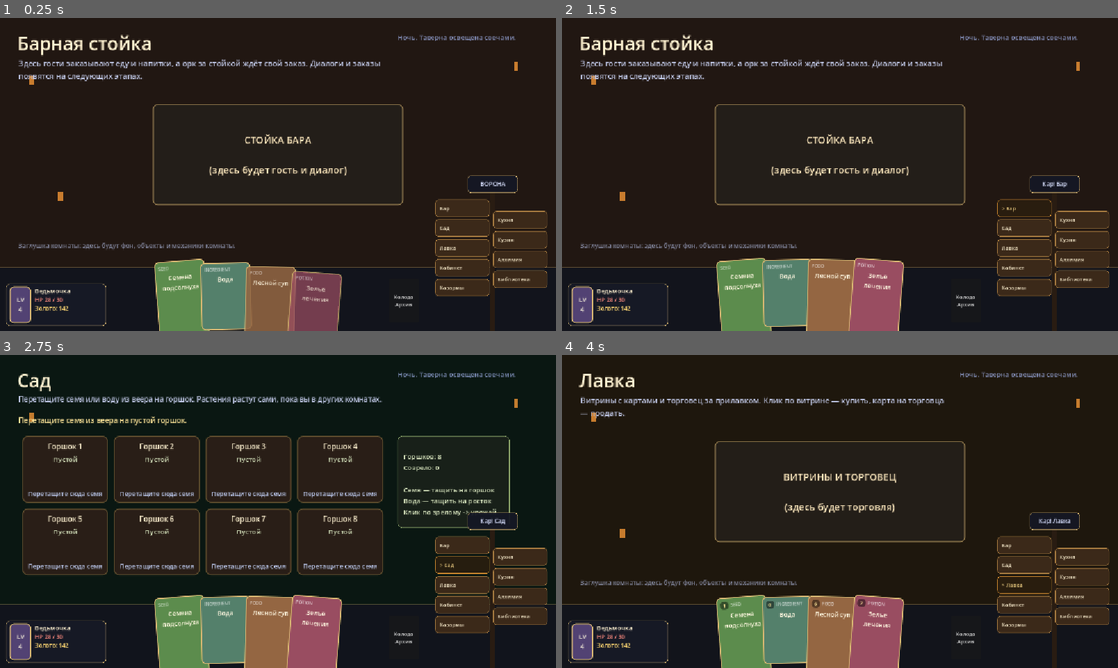
Above: before the commit, frames 1-4 (two rows, left to right).
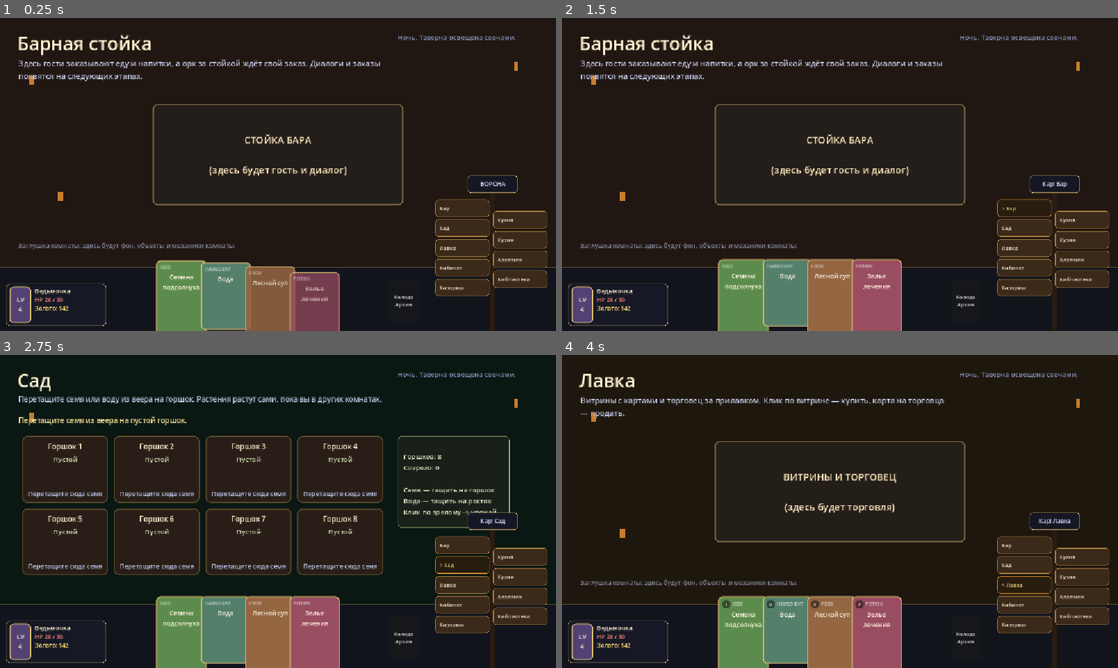
Above: after the commit, the same moments.

Repository: rust1722/eccg
Game: Godot game, scene res://scenes/main.tscn
Same seed, same stepped clock (60 frames per second), same inputs: the game is played once before the commit and once after it.
Inputs:
- Up to frame 1 (0.25 s): no input
- Up to frame 2 (1.5 s): click "Колода Архив" at 0.5 s; click "Закрыть" at 1.25 s
- Up to frame 3 (2.75 s): click "Сад" at 2 s
- Up to frame 4 (4 s): click "Бар" at 2.75 s; click "Лавка" at 3.5 s

The runs differ from the first frame. In frame 1, 0.9% of the frame differs, in the area x 27-62%, y 76-100%; in frame 2, 1.0%; in frame 3, 1.0%; in frame 4, 1.1%.

Commit message:
Untilt fan cards: rotated neighbours made middle cards look short
All fan cards are the same 104x136, but rotated cards stick
their corners above and below the straight ones, so the
upright cards in the middle looked cropped at top and bottom
(author screenshot). Remove fan tilt entirely: the fan is now
a level overlapping row, every card exactly the same height.
(The bare-number sell tag was already in 3b28842.)

Co-authored-by: arena-agent <297053741+arena-agent@users.noreply.github.com>

Diff:
--- a/scripts/ui/HandUI.gd
+++ b/scripts/ui/HandUI.gd
@@ -136,19 +136,22 @@
 	if total > 1:
 		var usable_width := minf(FAN_WIDTH, size.x - 16.0)
 		spacing = minf(spacing, (usable_width - CARD_SIZE.x) / float(total - 1))
-	# Все карты стоят на ОДНОЙ высоте. Раньше боковые садились ниже
-	# «дугой» (до +7 px за шаг) и у дальних карт низ уезжал за край
-	# экрана — они выглядели короткими. Веерность теперь даёт только
-	# лёгкий поворот карт, без спуска.
+	# Все карты стоят на ОДНОЙ высоте и БЕЗ наклона. Наклон веером
+	# пробовали дважды, и оба раза часть карт выглядела короткой:
+	# повёрнутая карта углами торчит выше и ниже соседних, поэтому
+	# прямые карты рядом (или у края экрана) кажутся обрезанными,
+	# хотя размер у всех один — 104x136. Веер теперь — просто
+	# аккуратный ряд с перекрытием, все карты пиксель в пиксель
+	# одной высоты.
 	return Vector2(
 		(size.x - view_size.x) * 0.5 + offset_from_center * spacing,
 		SETTLED_Y
 	)
 
 
-func _layout_rotation(index: int, total: int) -> float:
-	var offset_from_center := float(index) - float(total - 1) * 0.5
-	return offset_from_center * 3.0
+func _layout_rotation(_index: int, _total: int) -> float:
+	# Наклона нет специально, см. комментарий выше.
+	return 0.0
 
 
 func _global_to_local(global_point: Vector2) -> Vector2:
Not shown, changed: docs/STAGE_5.md
